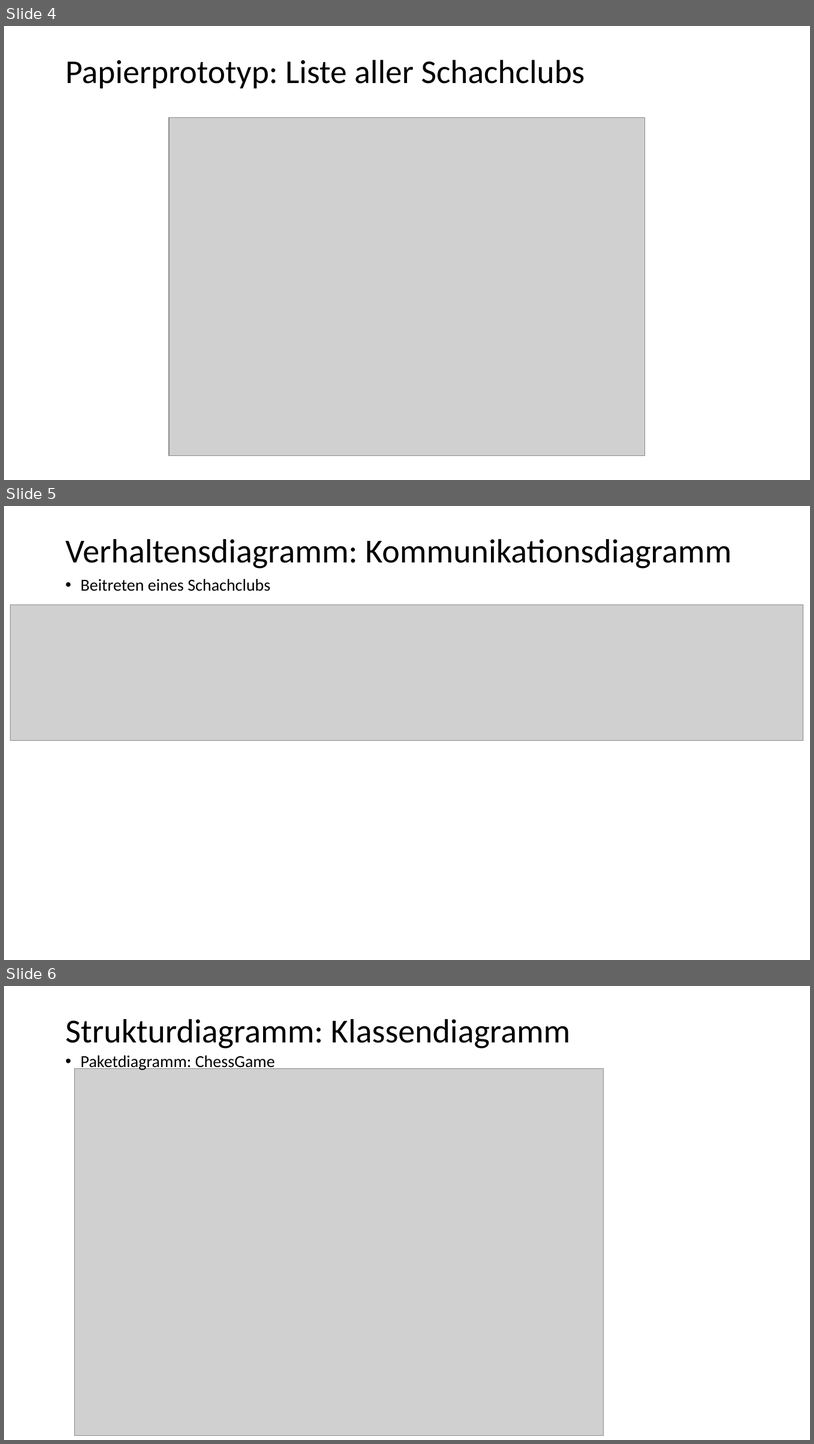
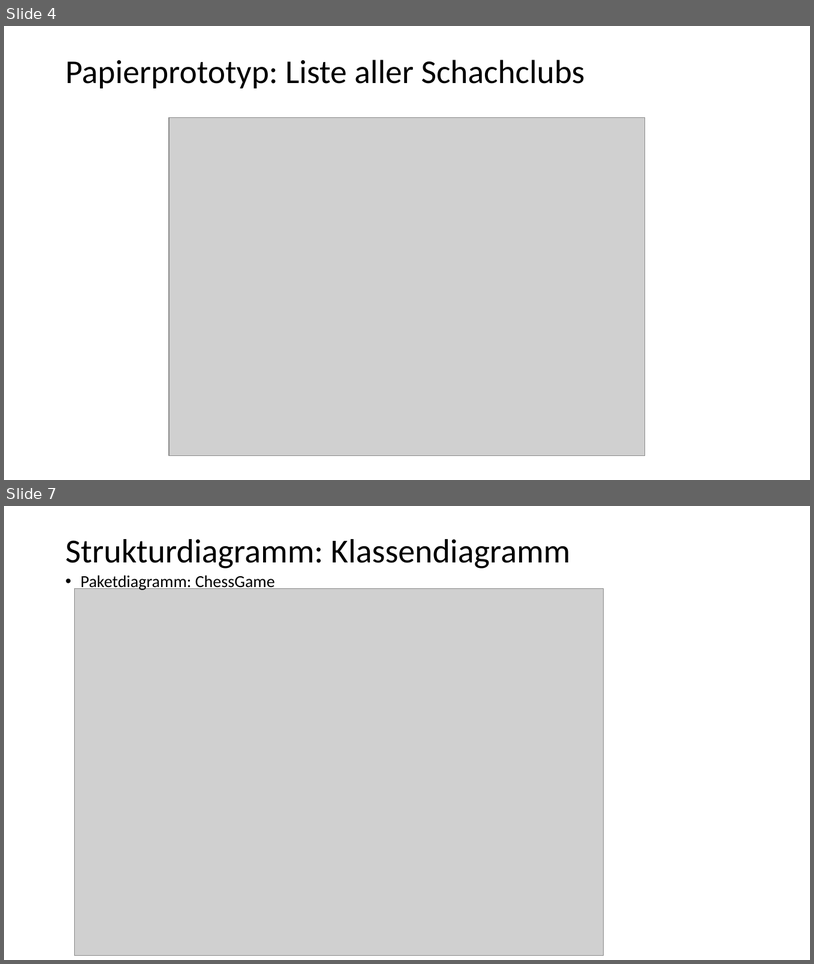
Before and after one commit to Kaan2474/ChesSEP, a slide deck: Projektmappe/Zyklus 2/Willkommen zur Präsentation der ChesSEP - Zyklus II.pptx. Shown one above the other, each under a label of ours: slides 4, 5 and 6 before the commit, slides 4 and 7 after it; the slides between them are not shown. The pictures are 814x1444 and 814x964 pixels, drawn with LibreOffice and Linux fonts; fonts in the diff are those of the drawing; grey boxes stand for pictures. Boxes give left, top, right and bottom in pixels: in the first picture for what was removed or moved away, otherwise in the second. Text is boxed around its words. In the diff, an @@ line names an element or a change of style, - is before the commit and + after.

```diff
--- a/Projektmappe/Zyklus 2/Willkommen zur Präsentation der ChesSEP - Zyklus II.pptx
+++ b/Projektmappe/Zyklus 2/Willkommen zur Präsentation der ChesSEP - Zyklus II.pptx
@@ slide 5 removed at (x1=4, y1=506, x2=810, y2=960), background #FFFFFF @@
@@ title removed at (x1=65, y1=539, x2=732, y2=568) @@
-Verhaltensdiagramm: Kommunikationsdiagramm
@@ text removed at (x1=81, y1=579, x2=270, y2=591) @@
-• Beitreten eines Schachclubs
@@ picture removed at (x1=11, y1=604, x2=804, y2=741) @@
@@ what was slide 6 is now slide 7 @@
```
Also in this commit, not shown: 2 slides added.
